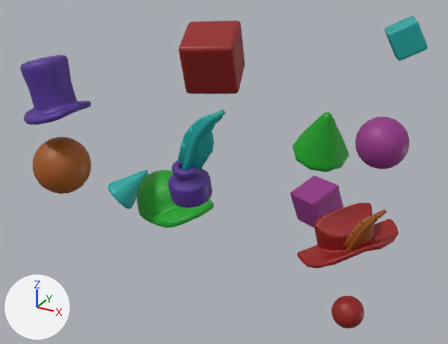
One commit to the glTF model misc/demo_shapes.glb: the scene before it, then after it.
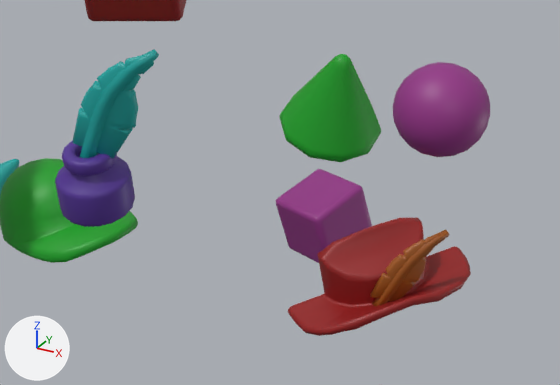
Each version is shown whole from a 50 mm camera at (1.469, -2.253, 1.22) aimed at (-0.076, 0.555, -0.184), then close up on the part from 31% to 100% of the width and 24% to 86% of the height. Every picture has the same lights, and +X, +Y and +Z are marked at lower left. Where no turn or scale is listed for an object, it has been applied to the vertices. Vertices at the same position are counted once.

Names of what the first close-up shows: '#baseball-cap .hat .green', '#feather-cap .hat .red', '#inkwell .purple', '.ball .pink', '.cone .green', '.cube .pink', '.cube .red', '.feather .blue', '.feather .orange'.
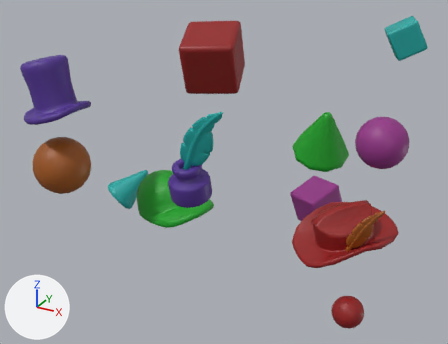
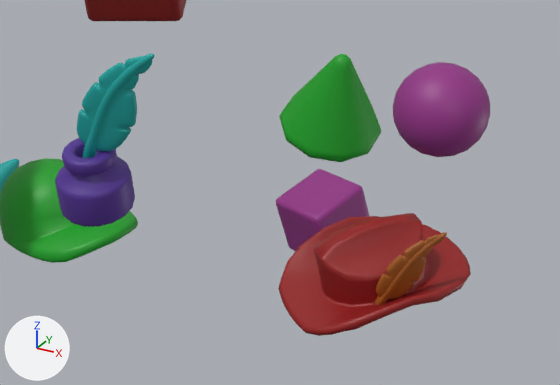
Pixel boxes (x1, y1, x2, y2) of what changed, in the close-ups (560 x 385 px):
'#feather-cap .hat .red', reshaped: before (288, 218, 471, 336); after (278, 213, 471, 336)
'.feather .blue', reshaped (10% narrower): before (72, 49, 159, 158); after (77, 54, 155, 158)
part 1 of me_circle_004, added (red): after (278, 213, 459, 312)
part 2 of me_cube_004, rebuilt (8% narrower, 9% shorter): before (72, 54, 154, 158); after (77, 56, 152, 151)
part 3 of me_cube_004, rebuilt (7% narrower): before (80, 49, 159, 158); after (82, 54, 155, 158)

What the commit changed:
me_circle_004 is used by ob_feather_cap__hat__red; location (0.734, 0.268, -0.219).
me_circle_004 had 302 vertices, 564 faces and spanned x -0.176..0.23, y -0.233..0.161, z -0.097..0.166.
me_circle_004 now has 566 vertices, 1128 faces and spans x -0.24..0.23, y -0.233..0.221, z -0.097..0.168.
me_circle_004 part 1: 264 vertices added at x -0.24..0.164, y -0.149..0.221, z -0.092..0.168.
me_cube_004 is used by ob_feather__blue; location (0.043, 0.023, 0.13).
me_cube_004 had 180 vertices, 352 faces and spanned x -0.075..0.193, y -0.047..0.05, z -0.17..0.258.
me_cube_004 now has 2644 vertices, 5280 faces and spans x -0.063..0.183, y -0.041..0.038, z -0.16..0.247.
me_cube_004 part 2: the loose piece of 144 vertices spanning x -0.074..0.179, y -0.045..0.035, z -0.072..0.25 is rebuilt with 2098 vertices and now spans x -0.055..0.176, y -0.041..0.025, z -0.055..0.24.
me_cube_004 part 3: the loose piece of 36 vertices spanning x -0.075..0.193, y -0.047..0.05, z -0.17..0.258 is rebuilt with 546 vertices and now spans x -0.063..0.183, y -0.041..0.038, z -0.16..0.247.
me_cube_004 part 4: the surface is now shaded flat.
